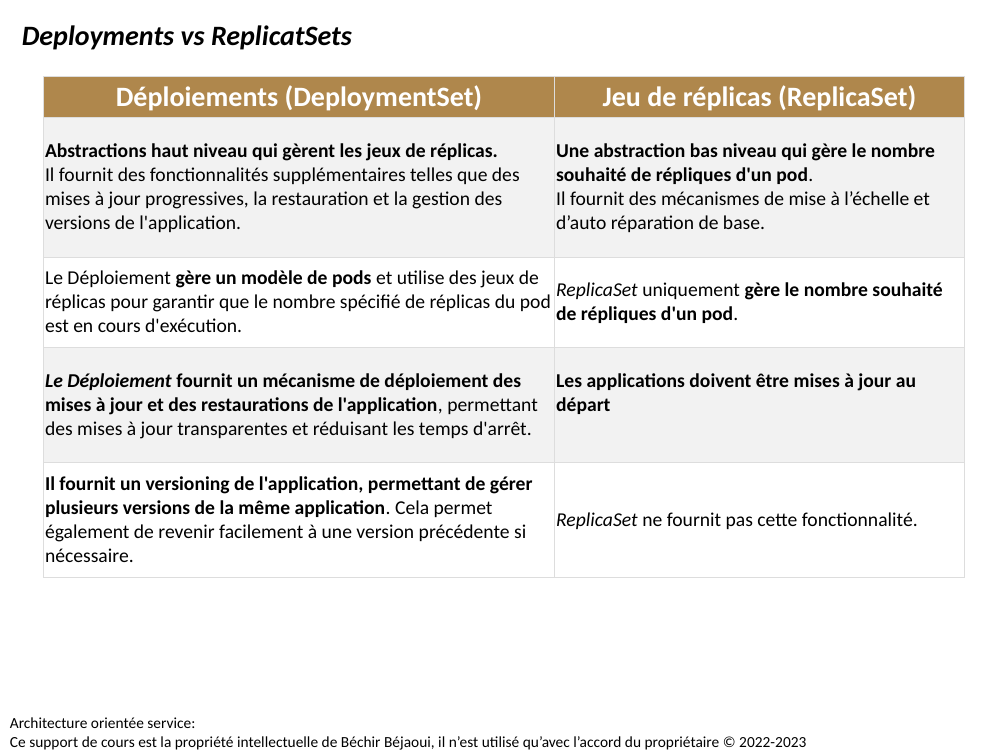
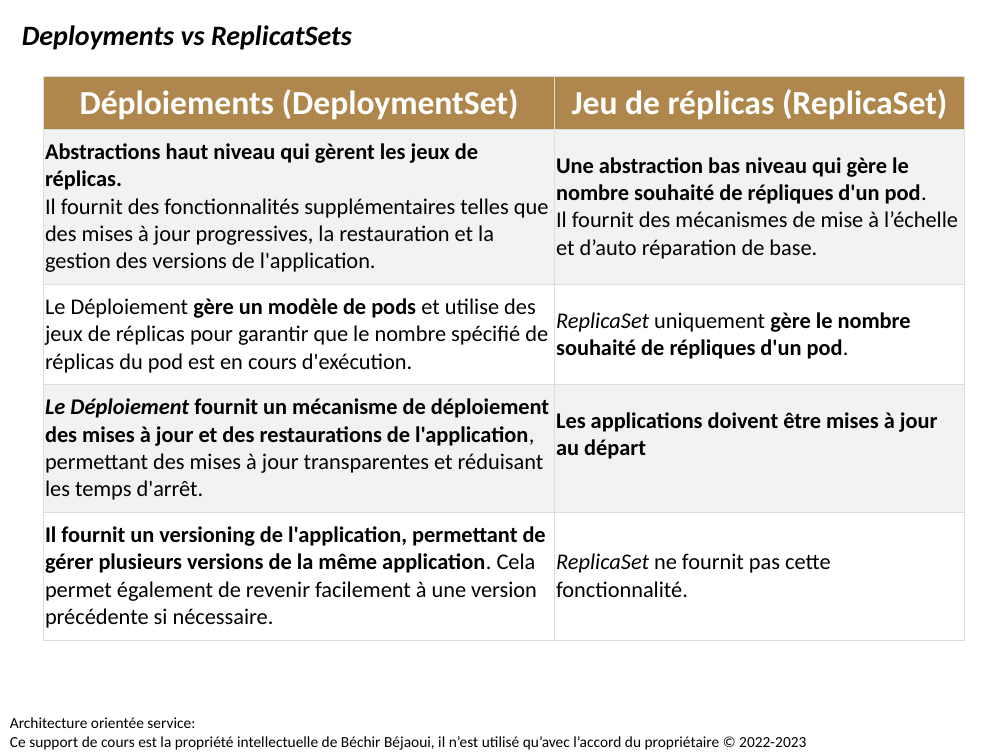
Before and after one commit to bejaouibechir/Devops2024, a slide deck: slide 17 of 5.Kubernetes/1.Les techniques de déploiements avec Kubernetes.pptx. Drawn at 1008x756 pixels with LibreOffice and Linux fonts; fonts in the diff are those of the drawing. Boxes give left, top, right and bottom in pixels: in the first picture for what was removed or moved away, otherwise in the second. Text is boxed around its words. In the diff, an @@ line names an element or a change of style, - is before the commit and + after.

```diff
--- a/5.Kubernetes/1.Les techniques de déploiements avec Kubernetes.pptx
+++ b/5.Kubernetes/1.Les techniques de déploiements avec Kubernetes.pptx
@@ table at [43,77,964,640] @@
@@ size 20 to 24 pt in "Déploiements (DeploymentSet)", "Jeu de réplicas (ReplicaSet)" @@
@@ size 14 to 16 pt @@
```
Also in this commit, not shown: 9 other slides changed, 1 other file.
